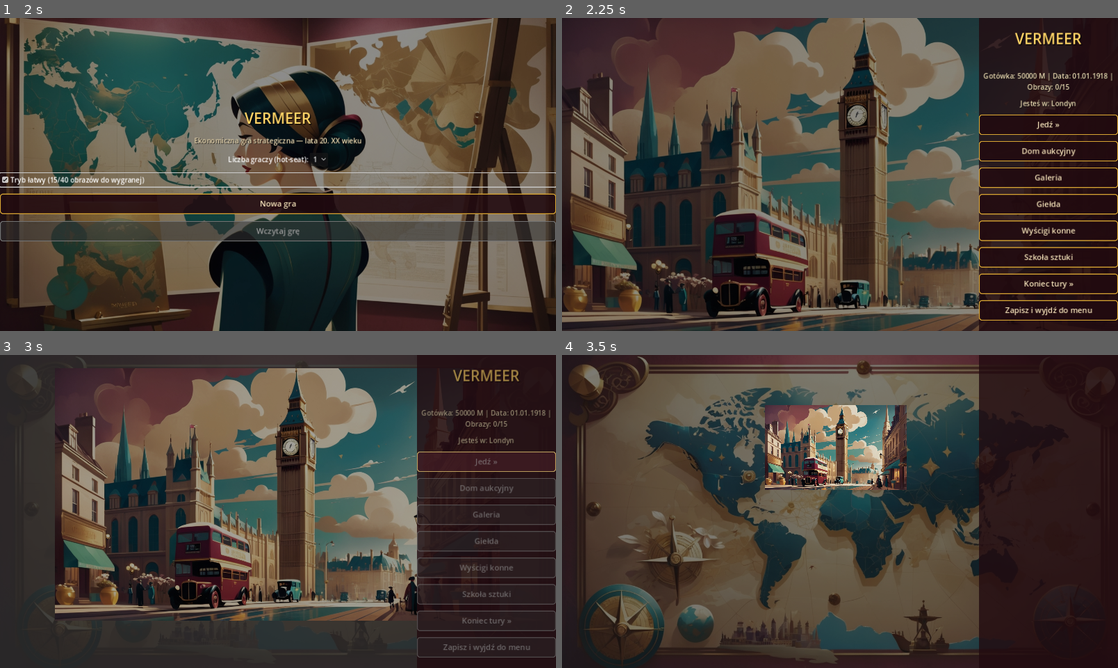
Above: before the commit, frames 1-4 (two rows, left to right).
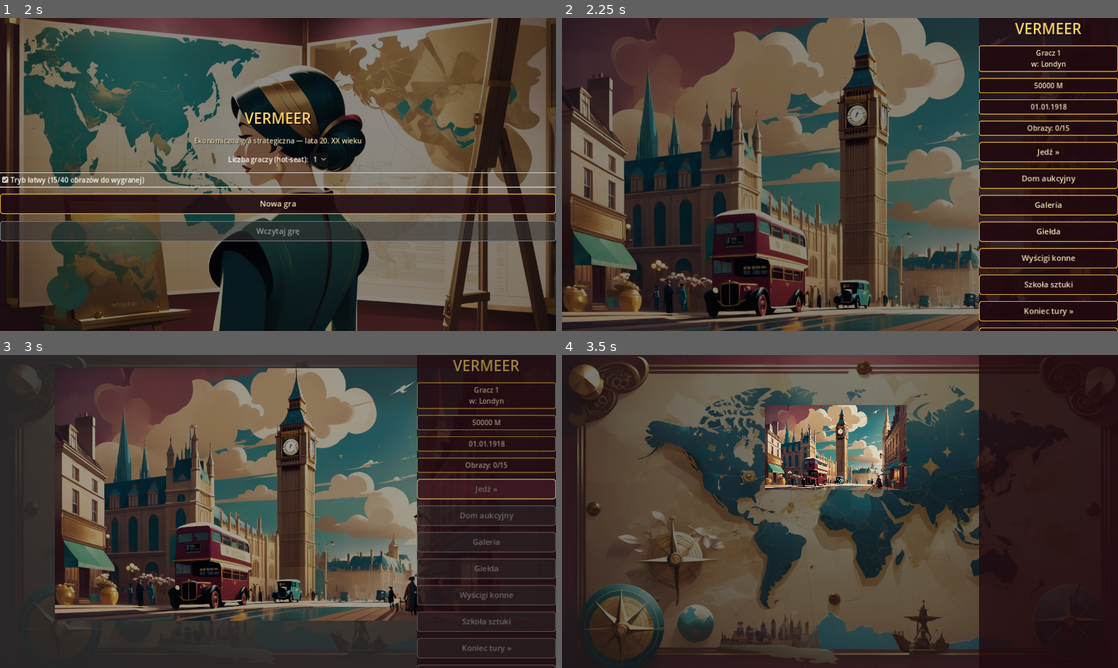
Above: after the commit, the same moments.

Repository: cinekm20/the-forger-retro-tycoon
Game: Godot game, scene res://scenes/main_menu/MainMenu.tscn
Two runs of this game, one before a commit and one after it. Both use one fixed random seed, a clock stepped at 60 frames per second and the inputs below.
Inputs:
- Up to frame 1 (2 s): click "1" at 0.5 s; click "Tryb łatwy (15/40 obrazów do …" at 1.25 s
- Up to frame 2 (2.25 s): click "Nowa gra" at 2 s
- Up to frame 3 (3 s): click "Jedź »" at 2.75 s
- Up to frame 4 (3.5 s): no input

Frame 1 is identical in both runs. In frame 2, 5.3% of the frame differs, in the area x 75-100%, y 1-100%; in frame 3, 4.5%; in frame 4, nothing differs.

Commit message:
Rozdziel pasek stanu Huba na osobne skrzynki (jak w oryginale)
Dotąd gotówka/data/obrazy były jednym zbitym stringiem w jednej etykiecie
— nieczytelne i niepodobne do oryginału, gdzie każda informacja (imię
gracza + lokalizacja, gotówka, data) to osobna, oprawiona w złotą ramkę
skrzynka.

- screen_helpers.gd: nowy ScreenHelpers.make_info_box() — Label
  opakowany w PanelContainer ze StyleBoxFlat (złota ramka, ciemne
  burgundowe tło), do krótkich informacji statusu.
- Hub.gd: status_label/travel_status_label (jeden zbity tekst) zastąpione
  czterema osobnymi skrzynkami: location_label ("Gracz N / w: Miasto"),
  money_label, date_label, paintings_label. Ostrzeżenie o reformie
  walutowej zostaje zwykłym (nieoprawionym) tekstem, bo pojawia się
  rzadko/warunkowo.

Diff:
--- a/game/scenes/hub/Hub.gd
+++ b/game/scenes/hub/Hub.gd
@@ -25,9 +25,11 @@
 const MapPinScript := preload("res://scripts/ui/MapPin.gd")
 const ZOOM_OUT_DURATION := 0.9
 
-var status_label: Label
-var turn_label: Label
-var travel_status_label: Label
+var location_label: Label
+var money_label: Label
+var date_label: Label
+var paintings_label: Label
+var warning_label: Label
 var travel_button: Button
 var root_panel: VBoxContainer
 var hub_bg: TextureRect
@@ -46,11 +48,15 @@
 	root_panel = ScreenHelpers.make_root_side(self)
 	ScreenHelpers.make_title(root_panel, "VERMEER")
 
-	turn_label = ScreenHelpers.make_label(root_panel, "")
-	status_label = ScreenHelpers.make_label(root_panel, "")
-	status_label.autowrap_mode = TextServer.AUTOWRAP_WORD
-	travel_status_label = ScreenHelpers.make_label(root_panel, "")
-	travel_status_label.autowrap_mode = TextServer.AUTOWRAP_WORD
+	## Osobne skrzynki zamiast jednego zbitego tekstu — tak jak w oryginale
+	## (imię gracza + lokalizacja, gotówka, data to osobne oprawione pola).
+	location_label = ScreenHelpers.make_info_box(root_panel, "")
+	money_label = ScreenHelpers.make_info_box(root_panel, "")
+	date_label = ScreenHelpers.make_info_box(root_panel, "")
+	paintings_label = ScreenHelpers.make_info_box(root_panel, "")
+	warning_label = ScreenHelpers.make_label(root_panel, "")
+	warning_label.autowrap_mode = TextServer.AUTOWRAP_WORD
+	warning_label.add_theme_color_override("font_color", ScreenHelpers.COLOR_GOLD_BRIGHT)
 
 	travel_button = ScreenHelpers.make_button(root_panel, "Jedź »", _on_travel_pressed)
 
@@ -136,29 +142,24 @@
 
 
 func _update_status() -> void:
-	if Players.is_multiplayer():
-		turn_label.text = "Tura: %s (gracz %d/%d)" % [
-			Players.active_name(), Players.active_index + 1, Players.player_count,
-		]
-
-	var text := "Gotówka: %.0f M | Data: %s | Obrazy: %d/%d" % [
-		Economy.player_money,
-		Calendar.get_date_string(),
-		Paintings.owned_count(),
-		Paintings.win_threshold,
-	]
-	if Economy.is_reform_imminent():
-		text += "\n⚠ Kurs dolara wysoki — zbliża się reforma walutowa!"
-	status_label.text = text
-
+	## Jedna skrzynka "imię gracza w mieście" (tak jak oryginalne "JASONJ IN
+	## LISBON") — w multiplayer dodatkowo numer gracza, bo wtedy ważne jest,
+	## kto trzyma telefon.
 	if Travel.is_traveling():
-		travel_status_label.text = "W podróży do %s — pozostało %.1f dnia (trasa: %s)" % [
-			Cities.get_city_name(Travel.get_destination()),
-			Travel.days_remaining,
-			", ".join(Travel.route.map(func(c): return Cities.get_city_name(c))),
+		location_label.text = "%s\nw podróży do %s (%.1f dnia)" % [
+			Players.active_name(), Cities.get_city_name(Travel.get_destination()), Travel.days_remaining,
 		]
 	else:
-		travel_status_label.text = "Jesteś w: %s" % Cities.get_city_name(Travel.current_city)
+		location_label.text = "%s\nw: %s" % [Players.active_name(), Cities.get_city_name(Travel.current_city)]
+	if Players.is_multiplayer():
+		location_label.text += "\n(gracz %d/%d)" % [Players.active_index + 1, Players.player_count]
+
+	money_label.text = "%.0f M" % Economy.player_money
+	date_label.text = Calendar.get_date_string()
+	paintings_label.text = "Obrazy: %d/%d" % [Paintings.owned_count(), Paintings.win_threshold]
+
+	warning_label.visible = Economy.is_reform_imminent()
+	warning_label.text = "⚠ Kurs dolara wysoki — zbliża się reforma walutowa!" if warning_label.visible else ""
 
 	travel_button.visible = not Travel.is_traveling()
 
--- a/game/scripts/ui/screen_helpers.gd
+++ b/game/scripts/ui/screen_helpers.gd
@@ -122,6 +122,33 @@
 	return label
 
 
+## Etykieta w osobnej oprawionej "skrzynce" (złota ramka + ciemne tło) —
+## tak jak w oryginale pasek stanu to kilka osobnych skrzynek (imię gracza +
+## lokalizacja, gotówka, data), nie jeden zbity ciąg tekstu. Używać dla
+## pojedynczych, krótkich informacji statusu (patrz Hub.gd).
+static func make_info_box(root: Container, text: String) -> Label:
+	var box := StyleBoxFlat.new()
+	box.bg_color = Color(COLOR_BURGUNDY_DARK.r, COLOR_BURGUNDY_DARK.g, COLOR_BURGUNDY_DARK.b, 0.85)
+	box.border_color = COLOR_GOLD
+	box.set_border_width_all(2)
+	box.set_corner_radius_all(4)
+	box.content_margin_left = 12
+	box.content_margin_right = 12
+	box.content_margin_top = 6
+	box.content_margin_bottom = 6
+
+	var panel := PanelContainer.new()
+	panel.add_theme_stylebox_override("panel", box)
+	root.add_child(panel)
+
+	var label := Label.new()
+	label.text = text
+	label.horizontal_alignment = HORIZONTAL_ALIGNMENT_CENTER
+	label.add_theme_color_override("font_color", COLOR_CREAM)
+	panel.add_child(label)
+	return label
+
+
 ## Przyciski w stylu art déco (ciemny burgund + złota ramka) zamiast
 ## domyślnego szarego wyglądu Godota — jeden wspólny styl dla całej gry.
 static func _style_button(btn: Button) -> void:
Not shown, changed: game/README.md
